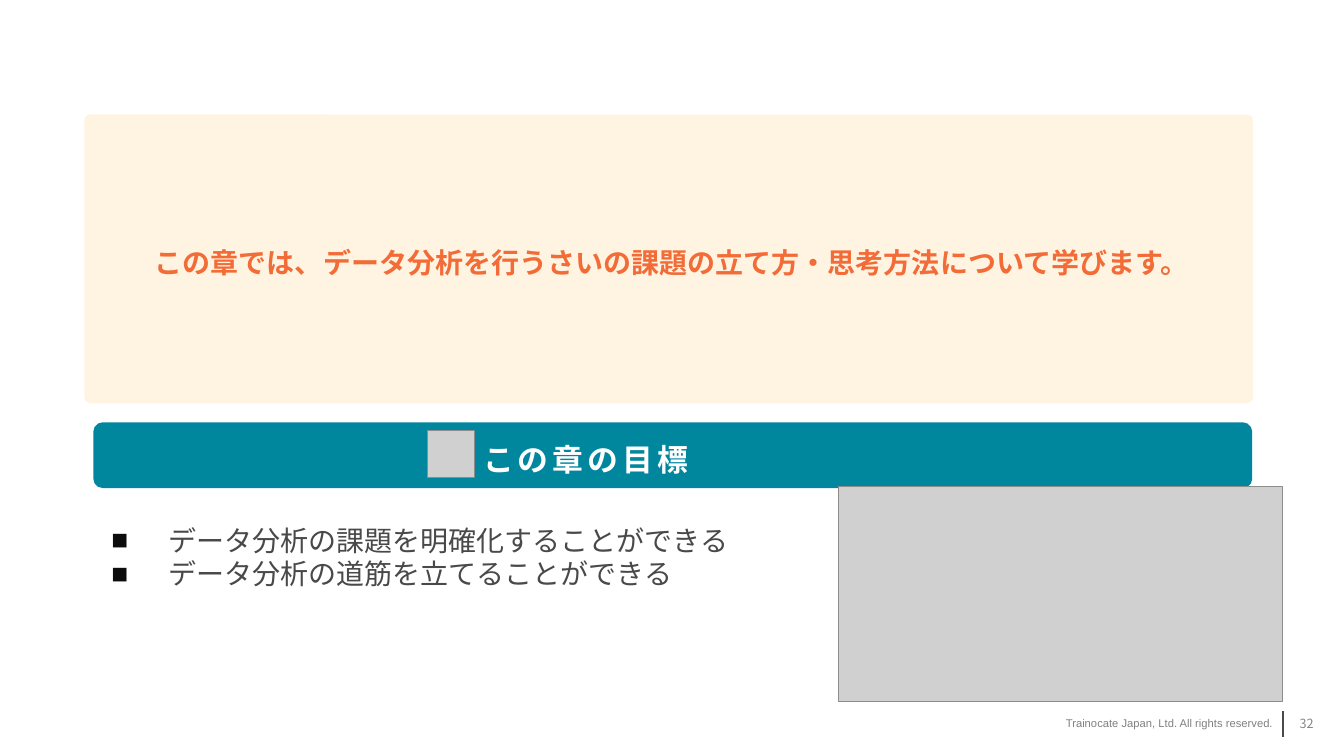
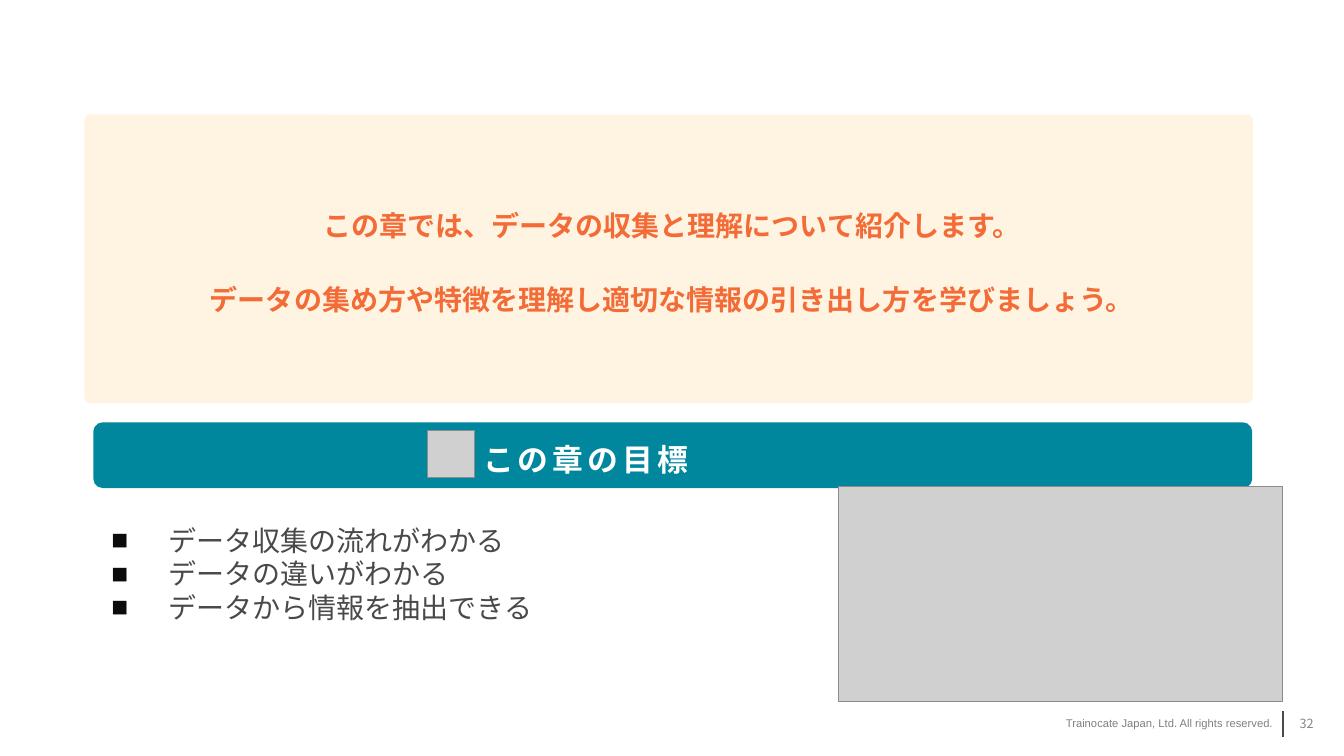
Before and after one commit to trainocate-japan/Excel-Data-Analytics, a slide deck: slide 32 of Excelデータ分析.pptx. Drawn at 1344x756 pixels with LibreOffice and Linux fonts; fonts in the diff are those of the drawing; grey boxes stand for pictures; background and template pictures are left out. Boxes give left, top, right and bottom in pixels: in the first picture for what was removed or moved away, otherwise in the second. Text is boxed around its words. In the diff, an @@ line names an element or a change of style, - is before the commit and + after.

```diff
--- a/Excelデータ分析.pptx
+++ b/Excelデータ分析.pptx
@@ text at [210,212,1134,313]: text changed @@
-この章では、データ分析を行うさいの課題の立て方・思考方法について学びます。
+この章では、データの収集と理解について紹介します。
+データの集め方や特徴を理解し適切な情報の引き出し方を学びましょう。
@@ text at [168,527,532,621]: text changed @@
-■ データ分析の課題を明確化することができる
-■ データ分析の道筋を立てることができる
+■ データ収集の流れがわかる
+■ データの違いがわかる
+■ データから情報を抽出できる
```
Also in this commit, not shown: 7 other slides changed, 1 slide removed, 10 other files.
